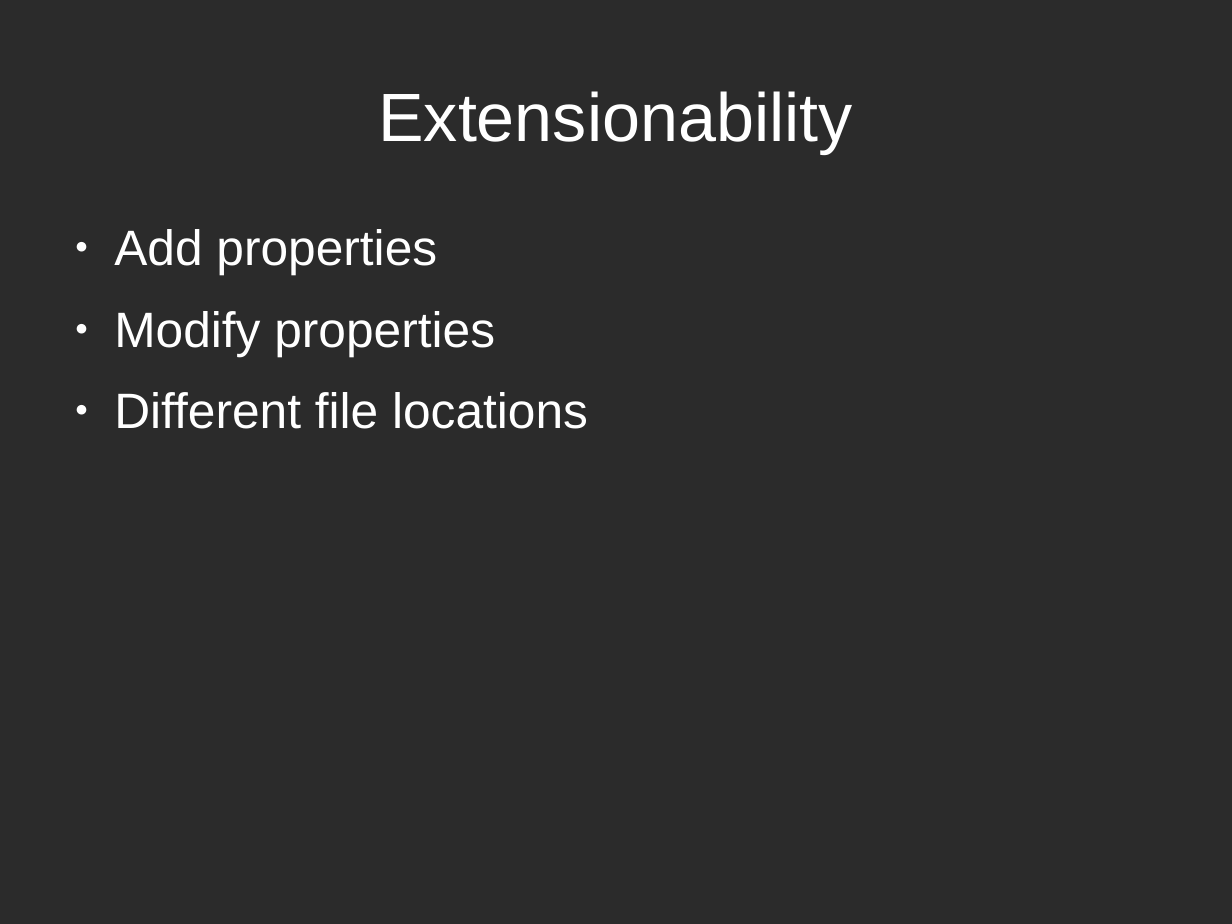
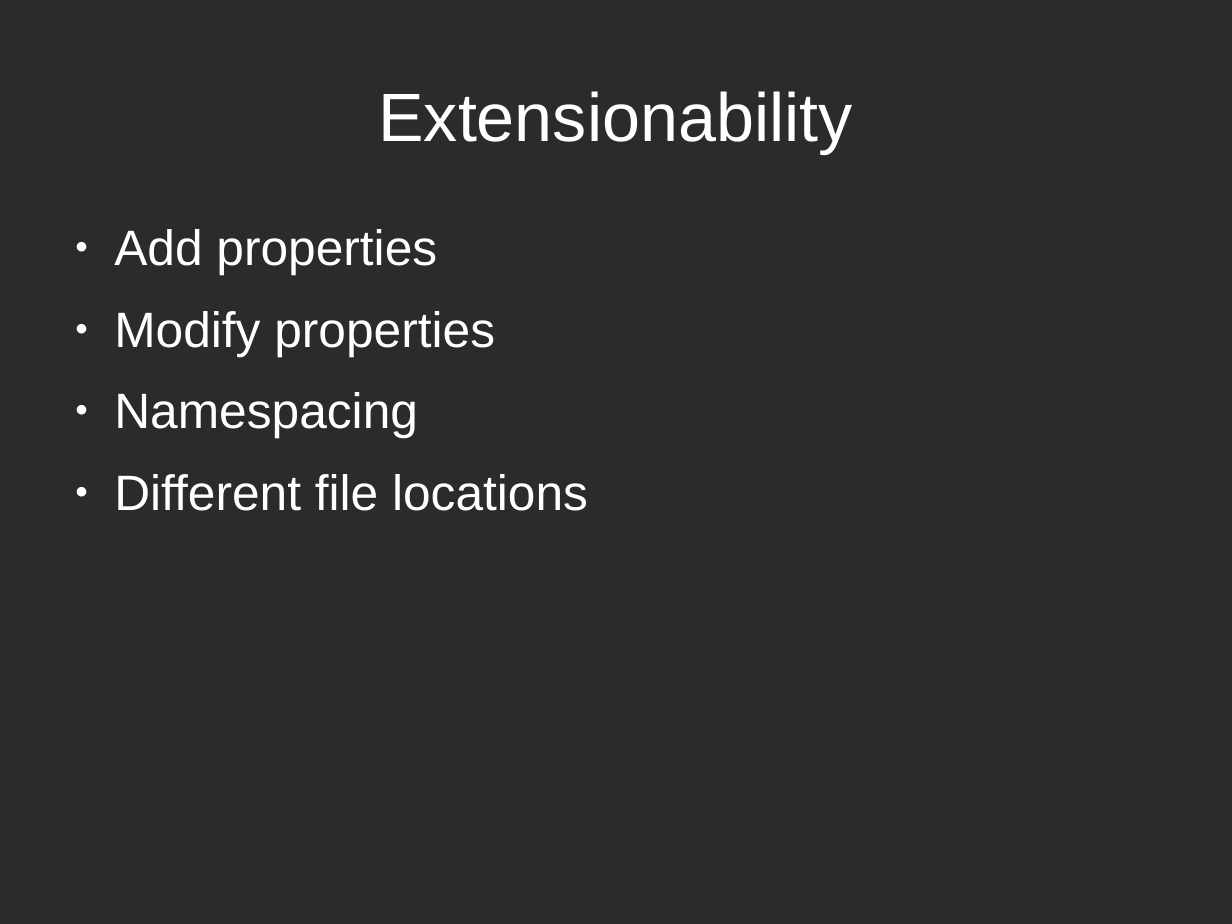
Before and after one commit to sattler/javascript-seminar-2015, a slide deck: slide 17 of presentation/Presentation.odp (slide 11 before the commit). Drawn at 1232x924 pixels with LibreOffice and Linux fonts; fonts in the diff are those of the drawing; background and template pictures are left out; a plain dark background stands for a picture behind light text. Boxes give left, top, right and bottom in pixels: in the first picture for what was removed or moved away, otherwise in the second. Text is boxed around its words. In the diff, an @@ line names an element or a change of style, - is before the commit and + after.

```diff
--- a/presentation/Presentation.odp
+++ b/presentation/Presentation.odp
@@ text at [114, 392, 418, 438]: paragraph added @@
+● Namespacing
```
Also in this commit, not shown: 11 other slides changed, 1 slide added, 1 slide removed.
